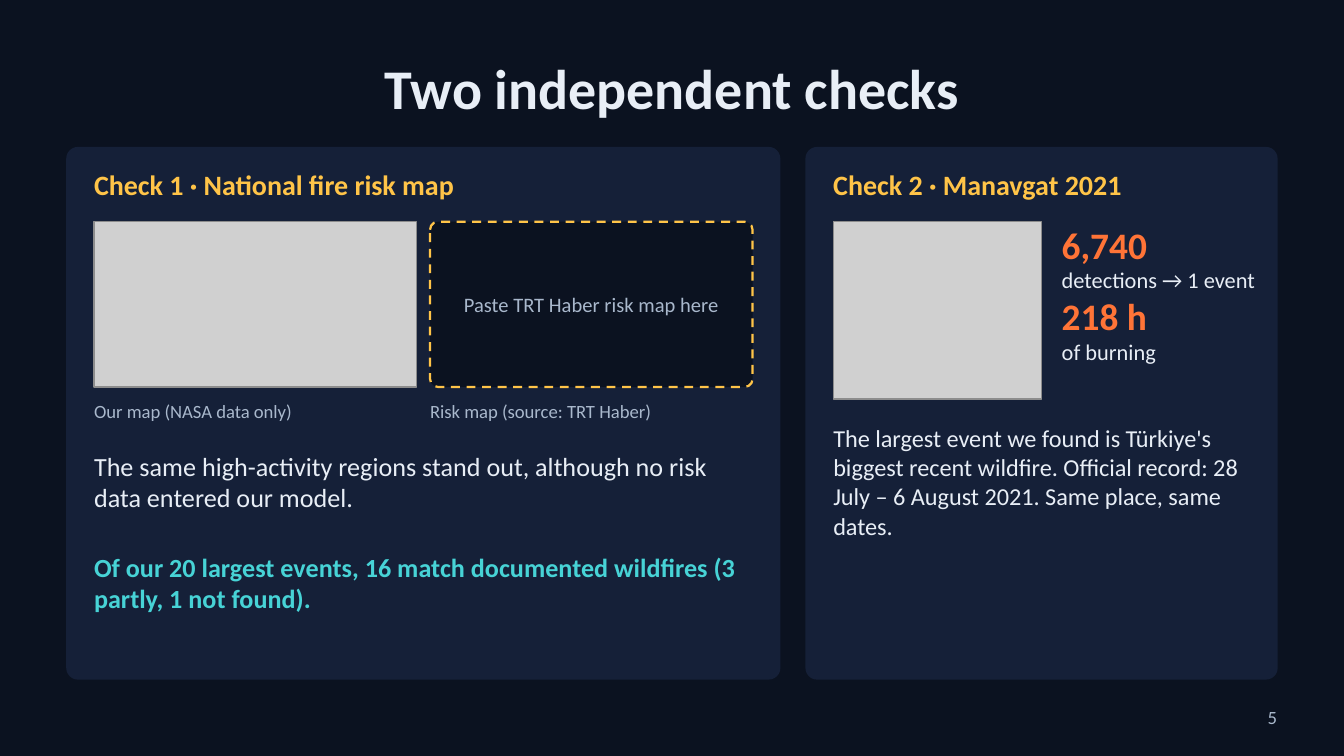
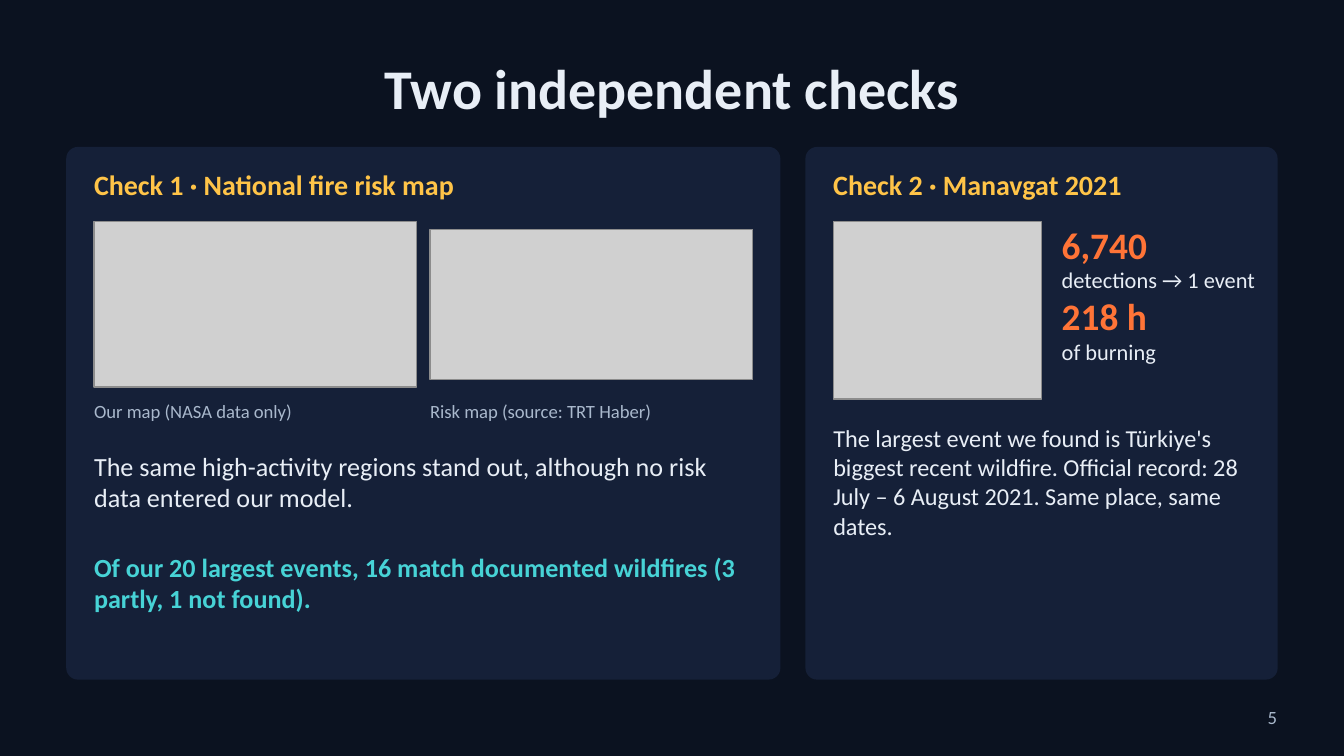
Before and after one commit to Lintuteam/lintu-fireatlas, a slide deck: slide 5 of demo/Lintu_Demo_7_Slides.pptx. Drawn at 1344x756 pixels with LibreOffice and Linux fonts; fonts in the diff are those of the drawing; grey boxes stand for pictures. Boxes give left, top, right and bottom in pixels: in the first picture for what was removed or moved away, otherwise in the second. Text is boxed around its words. In the diff, an @@ line names an element or a change of style, - is before the commit and + after.

Commit message:
Demo deck: app charts, TRT Haber risk map, USA result and live link
- Slides 2 and 4: charts drawn with the app's own renderer (raw vs MODIS; corrected vs MODIS with uncertainty band)
- Slide 5: TRT Haber risk map in place of the placeholder
- Slide 7: USA test (+319% -> -4.8% vs real MODIS -2.1%; 32/33 fires), phone-friendly, live app URL

```diff
--- a/demo/Lintu_Demo_7_Slides.pptx
+++ b/demo/Lintu_Demo_7_Slides.pptx
@@ rounded rectangle removed at (430, 222, 753, 387) @@
-Paste TRT Haber risk map here
@@ picture added at (430, 230, 753, 380) @@
```
Also in this commit, not shown: 3 other slides changed, 1 other file.
